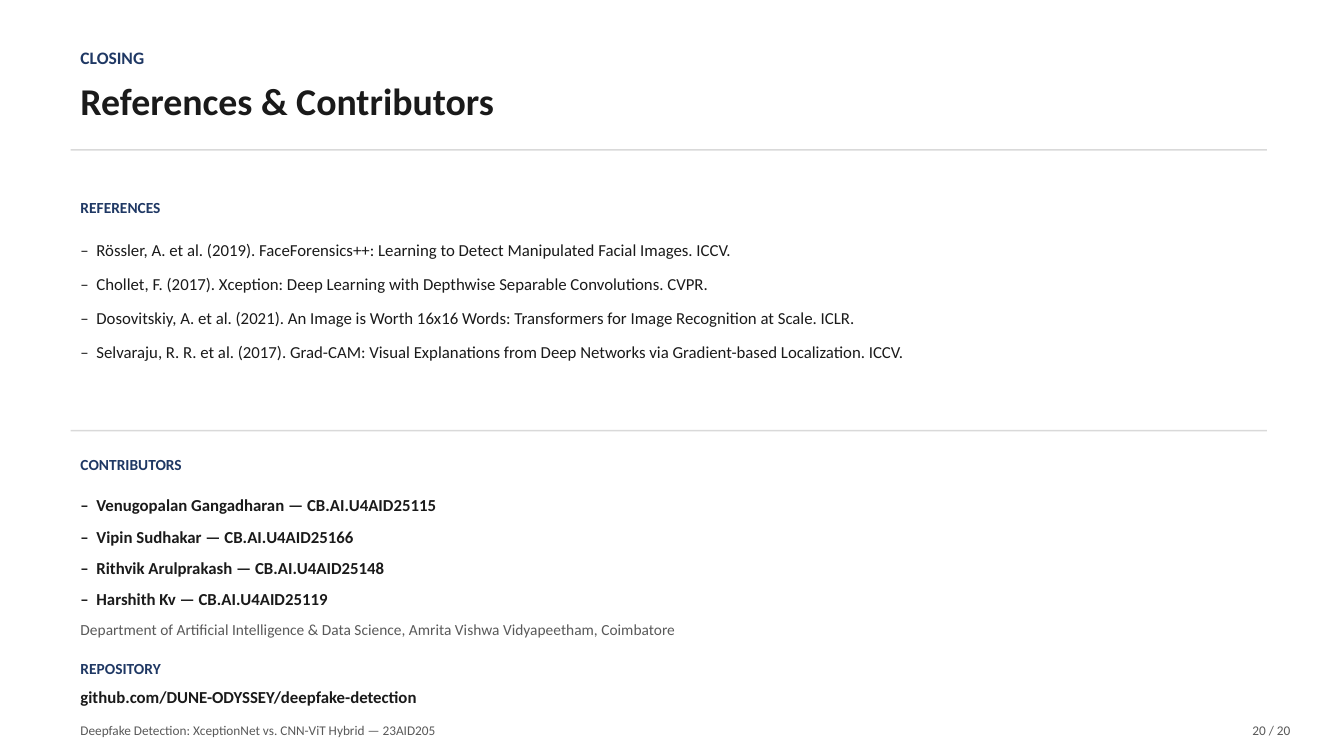
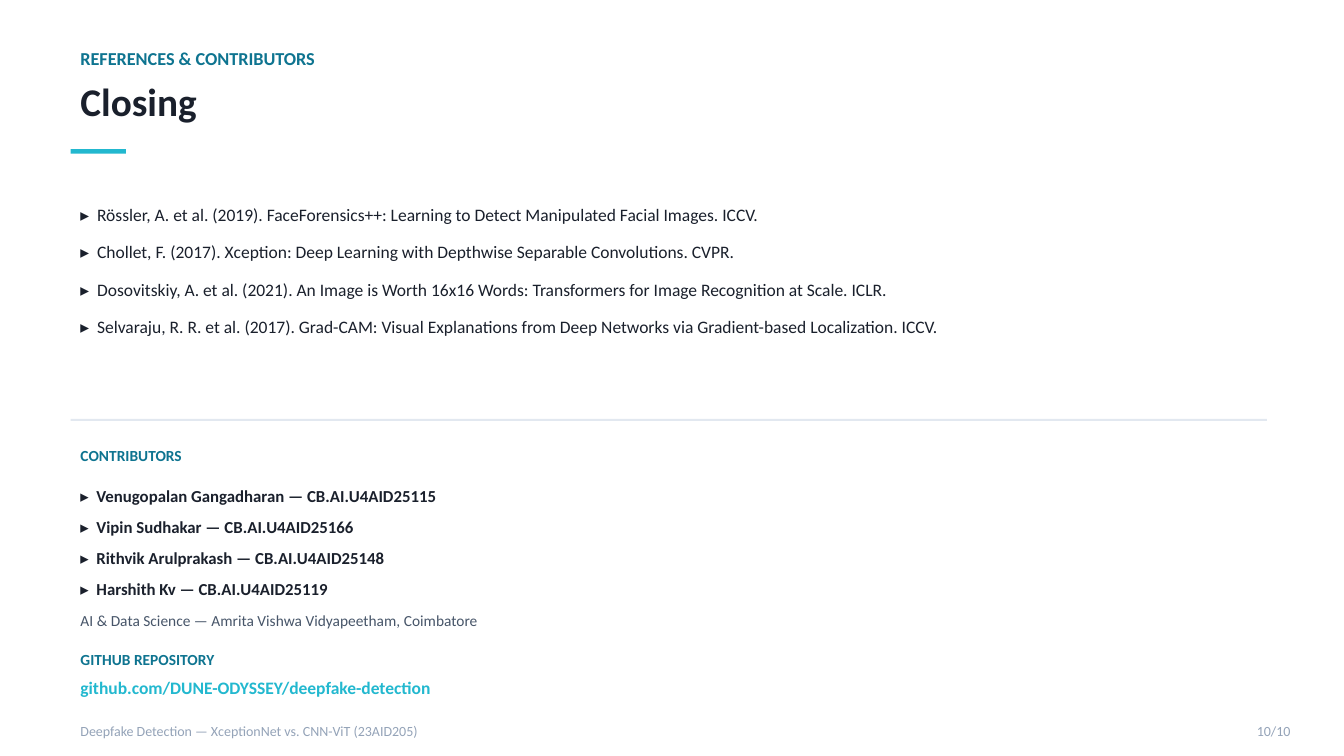
Before and after one commit to DUNE-ODYSSEY/deepfake-detection, a slide deck: slide 10 of docs/mid_review_update.pptx (slide 20 before the commit). Drawn at 1344x756 pixels with LibreOffice and Linux fonts; fonts in the diff are those of the drawing. Boxes give left, top, right and bottom in pixels: in the first picture for what was removed or moved away, otherwise in the second. Text is boxed around its words. In the diff, an @@ line names an element or a change of style, - is before the commit and + after.

```diff
--- a/docs/mid_review_update.pptx
+++ b/docs/mid_review_update.pptx
@@ text at (80, 53, 315, 65): text changed; size 27 to 13 pt; text colour #1A1A1A to #0E7490 @@
-References & Contributors
+REFERENCES & CONTRIBUTORS
@@ text at (80, 88, 196, 123): text changed; size 12.5 to 28 pt; text colour #1F3864 to #1A202C @@
-CLOSING
+Closing
@@ rectangle removed at (71, 149, 1267, 150) @@
@@ rectangle added at (71, 149, 126, 153), fill #22B8CF @@
@@ text removed at (80, 203, 160, 213) @@
-REFERENCES
@@ text at (97, 208, 938, 336): text changed; size 12 to 12.5 pt; text colour #1A1A1A to #1A202C @@
-– Rössler, A. et al. (2019). FaceForensics++: Learning to Detect Manipulated Facial Images. ICCV.
-– Chollet, F. (2017). Xception: Deep Learning with Depthwise Separable Convolutions. CVPR.
-– Dosovitskiy, A. et al. (2021). An Image is Worth 16x16 Words: Transformers for Image Recognition at Scale. ICLR.
-– Selvaraju, R. R. et al. (2017). Grad-CAM: Visual Explanations from Deep Networks via Gradient-based Localization. ICCV.
+▸ Rössler, A. et al. (2019). FaceForensics++: Learning to Detect Manipulated Facial Images. ICCV.
+▸ Chollet, F. (2017). Xception: Deep Learning with Depthwise Separable Convolutions. CVPR.
+▸ Dosovitskiy, A. et al. (2021). An Image is Worth 16x16 Words: Transformers for Image Recognition at Scale. ICLR.
+▸ Selvaraju, R. R. et al. (2017). Grad-CAM: Visual Explanations from Deep Networks via Gradient-based Localization. ICCV.
@@ 2 texts, 1 rectangle: place and size @@
-2 texts, 1 rectangle at (71, 431, 1267, 706)
+2 texts, 1 rectangle at (71, 419, 1267, 697)
@@ rectangle at (71, 419, 1267, 421): fill #D9D9D9 to #E2E8F0 @@
@@ text "CONTRIBUTORS" at (80, 451, 181, 461): text colour #1F3864 to #0E7490 @@
@@ text at (96, 490, 436, 595): text changed; text colour #1A1A1A to #1A202C @@
-– Venugopalan Gangadharan — CB.AI.U4AID25115
-– Vipin Sudhakar — CB.AI.U4AID25166
-– Rithvik Arulprakash — CB.AI.U4AID25148
-– Harshith Kv — CB.AI.U4AID25119
+▸ Venugopalan Gangadharan — CB.AI.U4AID25115
+▸ Vipin Sudhakar — CB.AI.U4AID25166
+▸ Rithvik Arulprakash — CB.AI.U4AID25148
+▸ Harshith Kv — CB.AI.U4AID25119
@@ text at (80, 615, 478, 629): text changed; text colour #595959 to #475569 @@
-Department of Artificial Intelligence & Data Science, Amrita Vishwa Vidyapeetham, Coimbatore
+AI & Data Science — Amrita Vishwa Vidyapeetham, Coimbatore
@@ text at (80, 655, 214, 665): text changed; text colour #1F3864 to #0E7490 @@
-REPOSITORY
+GITHUB REPOSITORY
@@ text "github.com/DUNE-ODYSSEY/deepfake-detection" at (80, 681, 430, 697): size 12 to 12.5 pt, text colour #1A1A1A to #22B8CF @@
@@ text at (80, 726, 418, 738): text changed; size 9.5 to 10 pt; text colour #595959 to #94A3B8 @@
-Deepfake Detection: XceptionNet vs. CNN-ViT Hybrid — 23AID205
+Deepfake Detection — XceptionNet vs. CNN-ViT (23AID205)
@@ text at (1257, 726, 1291, 737): text changed; size 9.5 to 10 pt; text colour #595959 to #94A3B8 @@
-20 / 20
+10/10
```
Also in this commit, not shown: 2 other slides changed, 7 slides added, 17 slides removed, 1 other file.
